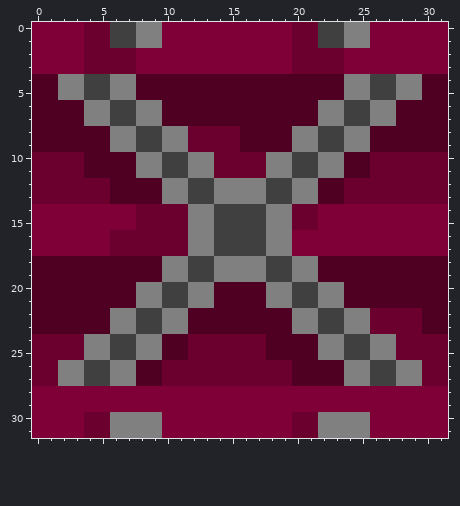
Two versions of one pixel-art sprite, NURS_GGJ2019/Assets/Sprites/Girder.png. Above, as it was before the edit.
The file is 32x32 pixels.
The same view after the edit:
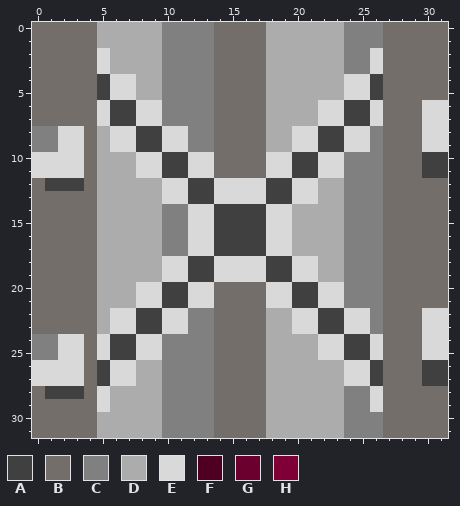
Palette (. is transparent): A #404040  B #736e69  C #808080  D #acacac  E #d9d9d9  F #4f0022  G #6b002e  H #7f0037
What changed:
Changed rows in their new state; - is an unchanged pixel.
first column x 0:
 0 BBBBBDDDDDCCCCBBBBDDDDDD--CBBBBB
 1 BBBBBDDDDDCCCCBBBBDDDDDD--CBBBBB
 2 BBBBBEDDDDCCCCBBBBDDDDDDCCEBBBBB
 3 BBBBBEDDDDCCCCBBBBDDDDDDCCEBBBBB
 4 BBBBB-EEDDCCCCBBBBDDDDDDEE-BBBBB
 5 BBBBB-EEDDCCCCBBBBDDDDDDEE-BBBBB
 6 BBBBBE--EECCCCBBBBDDDDEE--EBBBEE
 7 BBBBBE--EECCCCBBBBDDDDEE--EBBBEE
 8 CCEEBDEE--EECCBBBBDDEE--EECBBBEE
 9 CCEEBDEE--EECCBBBBDDEE--EECBBBEE
10 EEEEBDDDEE--EEBBBBEE--EECCCBBBAA
11 EEEEBDDDEE--EEBBBBEE--EECCCBBBAA
12 BAAABDDDDDEE--EEEE--EEDDCCCBBBBB
13 BBBBBDDDDDEE--EEEE--EEDDCCCBBBBB
14 BBBBBDDDDDCCEE----EEDDDDCCCBBBBB
15 BBBBBDDDDDCCEE----EEDDDDCCCBBBBB
16 BBBBBDDDDDCCEE----EEDDDDCCCBBBBB
17 BBBBBDDDDDCCEE----EEDDDDCCCBBBBB
18 BBBBBDDDDDEE--EEEE--EEDDCCCBBBBB
19 BBBBBDDDDDEE--EEEE--EEDDCCCBBBBB
20 BBBBBDDDEE--EEBBBBEE--EECCCBBBBB
21 BBBBBDDDEE--EEBBBBEE--EECCCBBBBB
22 BBBBBDEE--EECCBBBBDDEE--EECBBBEE
23 BBBBBDEE--EECCBBBBDDEE--EECBBBEE
24 CCEEBE--EECCCCBBBBDDDDEE--EBBBEE
25 CCEEBE--EECCCCBBBBDDDDEE--EBBBEE
26 EEEEB-EEDDCCCCBBBBDDDDDDEE-BBBAA
27 EEEEB-EEDDCCCCBBBBDDDDDDEE-BBBAA
28 BAAABEDDDDCCCCBBBBDDDDDDCCEBBBBB
29 BBBBBEDDDDCCCCBBBBDDDDDDCCEBBBBB
30 BBBBBDDDDDCCCCBBBBDDDDDD--CBBBBB
31 BBBBBDDDDDCCCCBBBBDDDDDD--CBBBBB
